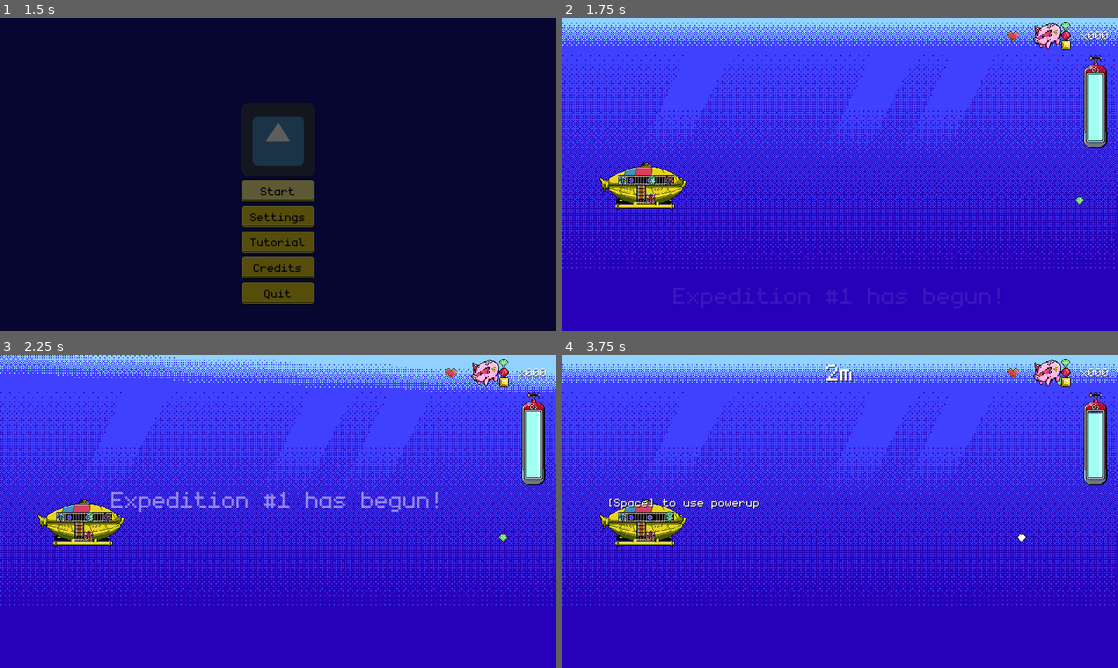
Above: before the commit, frames 1-4 (two rows, left to right).
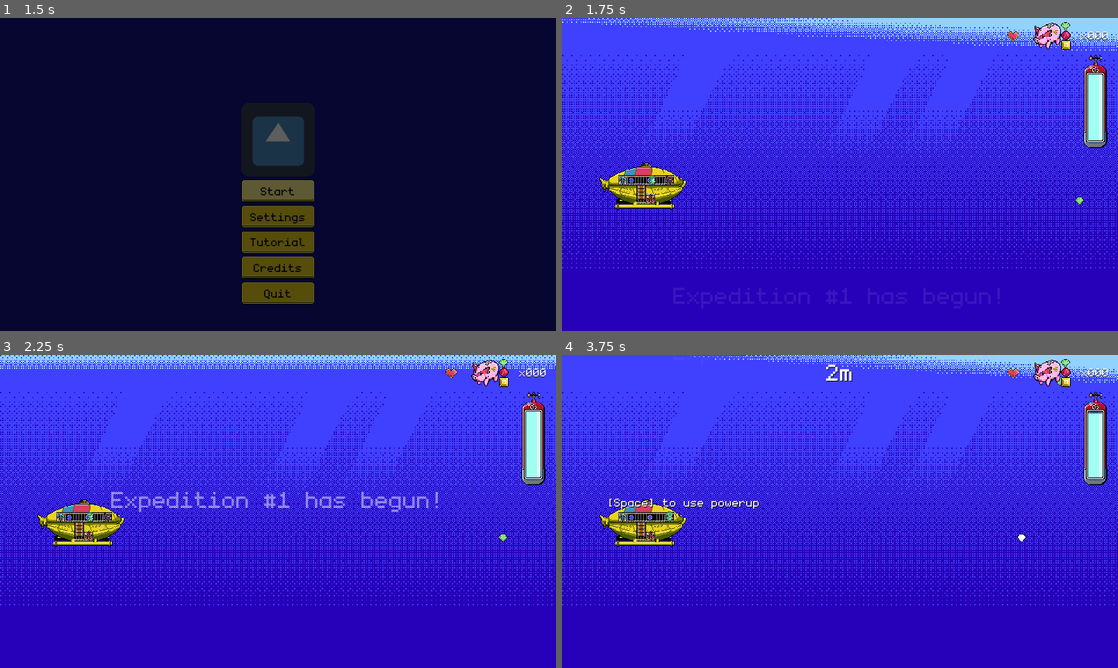
Above: after the commit, the same moments.

Repository: dmitriy-shmilo/gwj41
Game: Godot game, scene res://splash_screen/splash_screen.tscn
Two runs of this game, one before a commit and one after it. Both use one fixed random seed, a clock stepped at 60 frames per second and the inputs below. The engine's default icon, where the game draws it, is replaced by a stand-in: a white triangle on a blue panel in a dark square. Sound files missing from this copy of the repository are replaced by a short silence.
Inputs (mouse positions are in pixels of both pictures, inside the frame that each line leads up to):
- Up to frame 1 (1.5 s): tap Enter at 0.5 s; move the mouse to (400, 158) at 0.52 s; hold D (right) 0.53-1.25 s; hold Space (interact) 0.53-1.25 s; click (400, 158) at 0.67 s; click "Start" at 1.25 s
- Up to frame 2 (1.75 s): no input
- Up to frame 3 (2.25 s): move the mouse to (166, 527) at 2.02 s; hold S (down) from 2.03 s (still down); tap Space (interact) at 2.1 s
- Up to frame 4 (3.75 s): move the mouse to (895, 442) at 2.77 s; release S (down) at 2.78 s; hold D (right) 2.78-3.53 s; hold Space (interact) 2.78-3.53 s; move the mouse to (812, 574) at 3.52 s; hold W (up) from 3.53 s (still down); tap Space (interact) at 3.6 s; click (812, 574) at 3.67 s

Frame 1 is identical in both runs. In frame 2, 2.4% of the frame differs, in the area x 0-100%, y 0-11%; in frame 3, 2.9%; in frame 4, 3.8%, in the area x 0-100%, y 0-9%.

Commit message:
Damage sound fix.

Diff:
--- a/src/game_screen/game_screen.tscn
+++ b/src/game_screen/game_screen.tscn
@@ -13,6 +13,7 @@
 [ext_resource path="res://util/shaker.tscn" type="PackedScene" id=11]
 [ext_resource path="res://assets/art/background.png" type="Texture" id=12]
 [ext_resource path="res://assets/art/ocean.png" type="Texture" id=13]
+[ext_resource path="res://assets/sound/sfx_sub_damaged.wav" type="AudioStream" id=14]
 
 [sub_resource type="AtlasTexture" id=21]
 atlas = ExtResource( 9 )
@@ -104,7 +105,7 @@
 
 [node name="OceanTop" type="AnimatedSprite" parent="."]
 frames = SubResource( 18 )
-frame = 1
+frame = 6
 playing = true
 centered = false
 
@@ -295,7 +296,7 @@
 stream = ExtResource( 4 )
 
 [node name="DamageSoundPlayer" type="AudioStreamPlayer" parent="."]
-stream = ExtResource( 4 )
+stream = ExtResource( 14 )
 
 [node name="EndSoundPlayer" type="AudioStreamPlayer" parent="."]
 stream = ExtResource( 8 )
--- a/src/game_screen/submarine.gd
+++ b/src/game_screen/submarine.gd
@@ -37,12 +37,10 @@
 
 
 func start_blinking() -> void:
-	_effect_player.play("blink")
 	_effect_sound_player.play()
 
 
 func stop_blinking() -> void:
-	_effect_player.play("RESET")
 	_effect_sound_player.stop()
 
 
--- a/src/game_screen/submarine.tscn
+++ b/src/game_screen/submarine.tscn
@@ -8,7 +8,6 @@
 [ext_resource path="res://data/actions/descend.tres" type="Resource" id=6]
 [ext_resource path="res://data/actions/special.tres" type="Resource" id=7]
 [ext_resource path="res://data/actions/ascend.tres" type="Resource" id=8]
-[ext_resource path="res://assets/sound/sfx_sub_damaged.wav" type="AudioStream" id=9]
 
 [sub_resource type="CapsuleShape2D" id=3]
 radius = 31.9999
@@ -116,10 +115,6 @@
 [node name="MovementSoundPlayer" type="AudioStreamPlayer" parent="."]
 bus = "Sfx"
 
-[node name="EffectSoundPlayer" type="AudioStreamPlayer" parent="."]
-stream = ExtResource( 9 )
-bus = "Sfx"
-
 [connection signal="targeted" from="AscendButton" to="." method="_on_Button_targeted"]
 [connection signal="untargeted" from="AscendButton" to="." method="_on_Button_untargeted"]
 [connection signal="targeted" from="DescendButton" to="." method="_on_Button_targeted"]
Not shown: 1 places in src/game_screen/game_screen.tscn that only renumber resources
Not shown: 1 places in src/game_screen/submarine.tscn that only renumber resources
